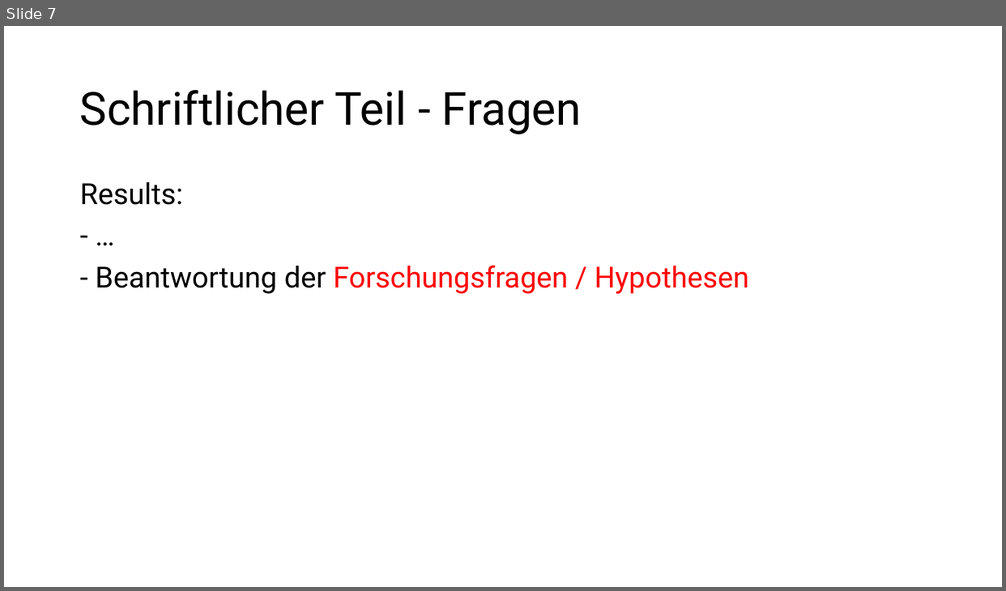
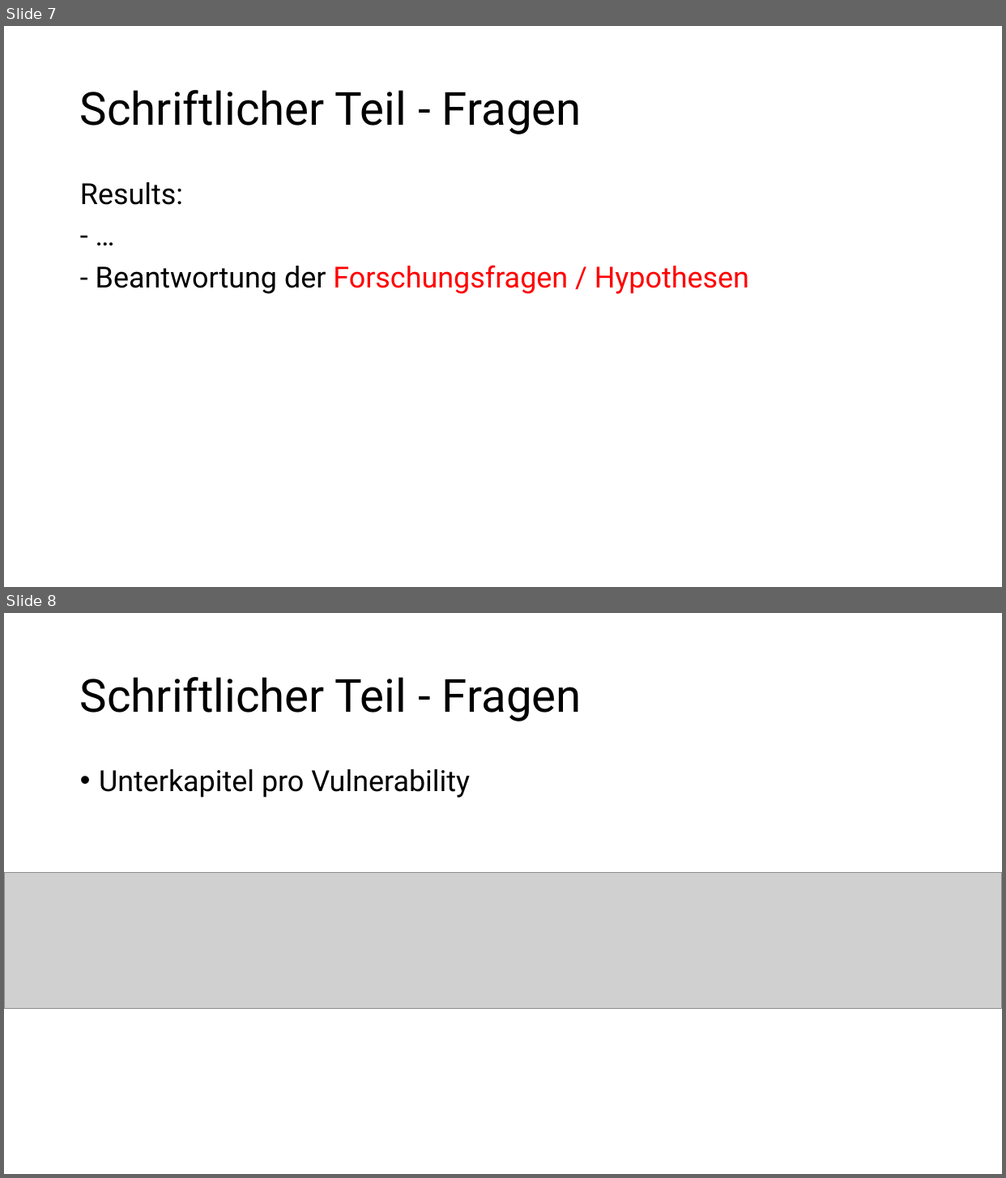
Before and after one commit to domi-cmd/Reference_Application_for_OWASP_MASTG, a slide deck: dev_documents/meetings/meeting_08/meeting_08.pptx. Shown one above the other, each under a label of ours: slide 7 before the commit, slides 7 and 8 after it. The pictures are 1006x591 and 1006x1178 pixels, drawn with LibreOffice and Linux fonts; fonts in the diff are those of the drawing; grey boxes stand for pictures. Boxes give left, top, right and bottom in pixels: in the first picture for what was removed or moved away, otherwise in the second. Text is boxed around its words. In the diff, an @@ line names an element or a change of style, - is before the commit and + after.

Commit message:
Added finished powerpoint and related images to designated folder for meeting 08

```diff
--- a/dev_documents/meetings/meeting_08/meeting_08.pptx
+++ b/dev_documents/meetings/meeting_08/meeting_08.pptx
@@ slide 8 added at (4,613,1002,1174), background #FFFFFF @@
@@ title added at (80,677,582,722), 44 pt, text #000000 @@
+Schriftlicher Teil - Fragen
@@ text added at (99,769,470,798), 28 pt, text #000000 @@
+• Unterkapitel pro Vulnerability
@@ picture added at (4,873,1002,1008) @@
```
Also in this commit, not shown: 1 slide changed, 14 other slides added, 5 other files.
